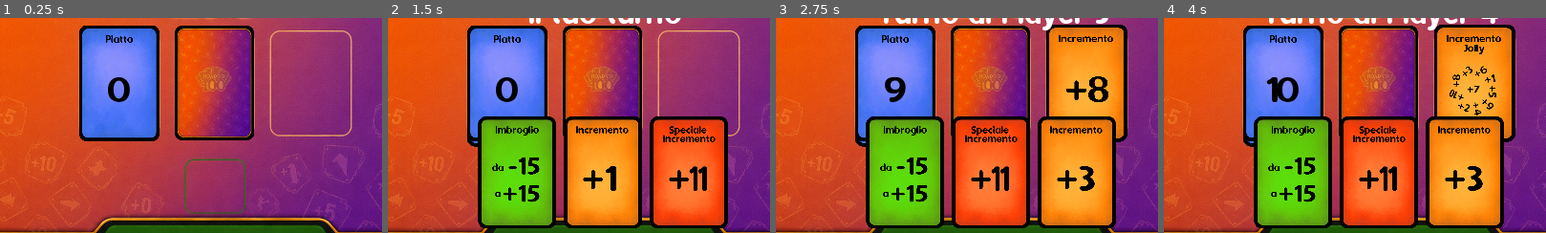
Above: before the commit, frames 1-4 (left to right).
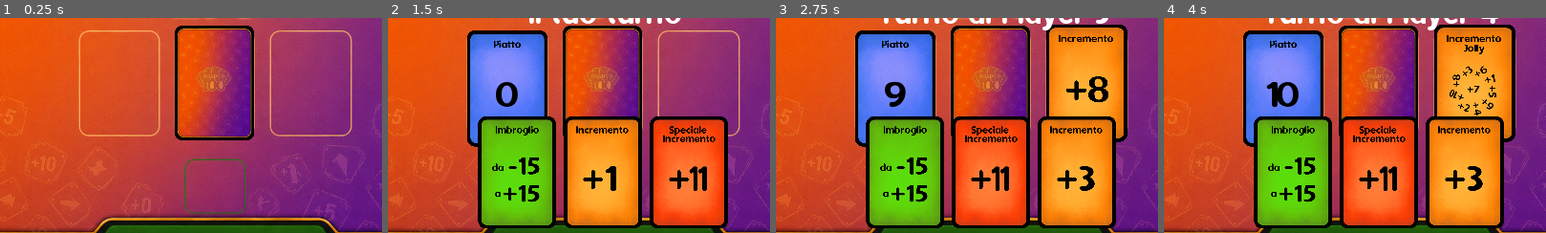
Above: after the commit, the same moments.

Repository: sumoh88/RoadTo100
Game: Godot game, scene res://Main.tscn
Two runs of this game, one before a commit and one after it. Both use one fixed random seed, a clock stepped at 60 frames per second and the inputs below.
Inputs:
- Up to frame 1 (0.25 s): no input
- Up to frame 2 (1.5 s): click "Demo Automatica (Debug)" at 0.5 s; click "Gioca" at 1.25 s
- Up to frame 3 (2.75 s): click "Gioca" at 2 s
- Up to frame 4 (4 s): click "Cambia" at 2.75 s; click "Cambia" at 3.5 s
The pictures show only the part of the screen within x 22-72%, y 48-98%; the shares and areas given below are measured in that part.

The runs differ from the first frame. In frame 1, 11% of the frame differs, in the area x 20-42%, y 3-58%; in frame 2, 1.6%; in frame 3, 1.7%; in frame 4, 1.8%.

Commit message:
Correzione bug vittoria con 89 e stabilità simulazione in-game

Diff:
--- a/engine/LocalGameEngine.gd
+++ b/engine/LocalGameEngine.gd
@@ -234,24 +234,23 @@
 	# Step 1: Classify each card and compute running piatto
 	var segments = []  # [{card, piatto_after, is_gold}]
 	var running = 0
+	var last_is_gold = false
 
 	for c in raw_cards:
 		var ct = str(c.metadata.get("card_type", "")).to_lower()
 		var is_gold = ct == "gold"
 		var is_89 = ct == "special" and c.name == "89"
-
-		if is_gold or is_89:
+		var is_gold_or_89 = is_gold or is_89
+
+		if is_gold_or_89:
 			running = c.value if c.value != null else 0
 		elif ct == "increment":
 			running += c.value if c.value != null else 0
 		elif ct == "jolly":
-			# Jolly's chosen value not stored in card. Approx with 5 (mid-range).
 			running += 5
 		elif ct == "imbroglio":
-			# Imbroglio's delta not stored in card. No change (delta may be neg/pos).
 			pass
 		elif ct == "special" and c.name == "+11":
-			# +11 adds 11, or follows gold chain. Use 11 as default.
 			running += 11
 		else:
 			running += c.value if c.value != null else 0
@@ -259,10 +258,11 @@
 		segments.append({
 			"card": _card_to_dict(c),
 			"piatto_after": running,
-			"is_gold_or_89": is_gold or is_89,
+			"is_gold_or_89": is_gold_or_89,
 		})
-
-	# Step 2: Build visual stack
+		last_is_gold = is_gold_or_89
+
+	# Step 2: Build visual stack from segments
 	var visual = [{"type": "plate", "value": 0}]
 	var gold_count = 0
 
@@ -281,22 +281,22 @@
 					# Add new carta Piatto above the last Gold
 					visual.append({"type": "plate", "value": seg["piatto_after"]})
 
-	# Step 3: Ensure last item reflects the game state's current piatto.
-	# If the last card played was a Gold/89, the card face IS the top visual
-	# element — do NOT add a redundant plate with the same value on top.
-	if visual.size() > 0 and segments.size() > 0:
-		var last_seg_is_gold = segments[segments.size() - 1]["is_gold_or_89"]
-		if not last_seg_is_gold:
-			# Last card was non-Gold: ensure a final plate
+	# Step 3: Finalize top of the stack based on the LAST CARD PLAYED.
+	# If the last card was a Gold/89, the card face IS the top — no trailing plate.
+	# If the last card was non-Gold, ensure a final plate with the current value.
+	if visual.size() > 0:
+		if last_is_gold:
+			# Last card was Gold/89: card face is the top visual element.
+			# If there's a trailing plate (from a previous non-gold update),
+			# remove it so the Gold is truly on top.
+			if visual[visual.size() - 1]["type"] == "plate":
+				visual.pop_back()
+		else:
+			# Last card was non-Gold: ensure a final plate.
 			if visual[visual.size() - 1]["type"] == "card":
 				visual.append({"type": "plate", "value": current_piatto})
 			elif visual[visual.size() - 1]["type"] == "plate":
 				visual[visual.size() - 1]["value"] = current_piatto
-		# Last card was Gold/89: card face remains the top element — no plate added.
-	elif visual.size() > 0:
-		# No cards played yet: update initial plate value
-		if visual[visual.size() - 1]["type"] == "plate":
-			visual[visual.size() - 1]["value"] = current_piatto
 
 	return visual
 
--- a/scripts/BoardPresenter.gd
+++ b/scripts/BoardPresenter.gd
@@ -8,10 +8,12 @@
 # Per-seat data: {layer: Control, rotation_deg: int}
 var _resolver = null
 var _value_label = null
+var _value_layer = null   # static ValueLayer — hidden, replaced by dynamic plate labels
 var _draw_pile_count = null
 var _discard_top = null
 var _permanent_layer = null
 var _permanent_back = null
+var _plateau_value_card = null  # static Plate.png from scene — hidden, replaced by dynamic plates
 var _opp_seats = []  # [{layer, rotation_deg}, ...]
 
 func _ready():
@@ -28,6 +30,16 @@
 			_permanent_layer = _ch(pl, "PermanentCardsLayer")
 			if _permanent_layer != null:
 				_permanent_back = _ch(_permanent_layer, "PermanentCardBack")
+			# Hide the static PlateauValueCard — dynamic plates inside
+			# _permanent_layer now handle the visual representation.
+			_plateau_value_card = _ch(pl, "PlateauValueCard")
+			if _plateau_value_card != null:
+				_plateau_value_card.visible = false
+			# Hide the static ValueLayer — its Label duplicates the value
+			# shown by dynamic plate labels and appears on top of Gold cards.
+			_value_layer = _ch(pl, "ValueLayer")
+			if _value_layer != null:
+				_value_layer.visible = false
 		_draw_pile_count = _ch(_ch(brd, "DrawPile"), "CountLabel")
 		var dp = _ch(brd, "DiscardPile")
 		if dp != null: _discard_top = _ch(dp, "TopCard")
